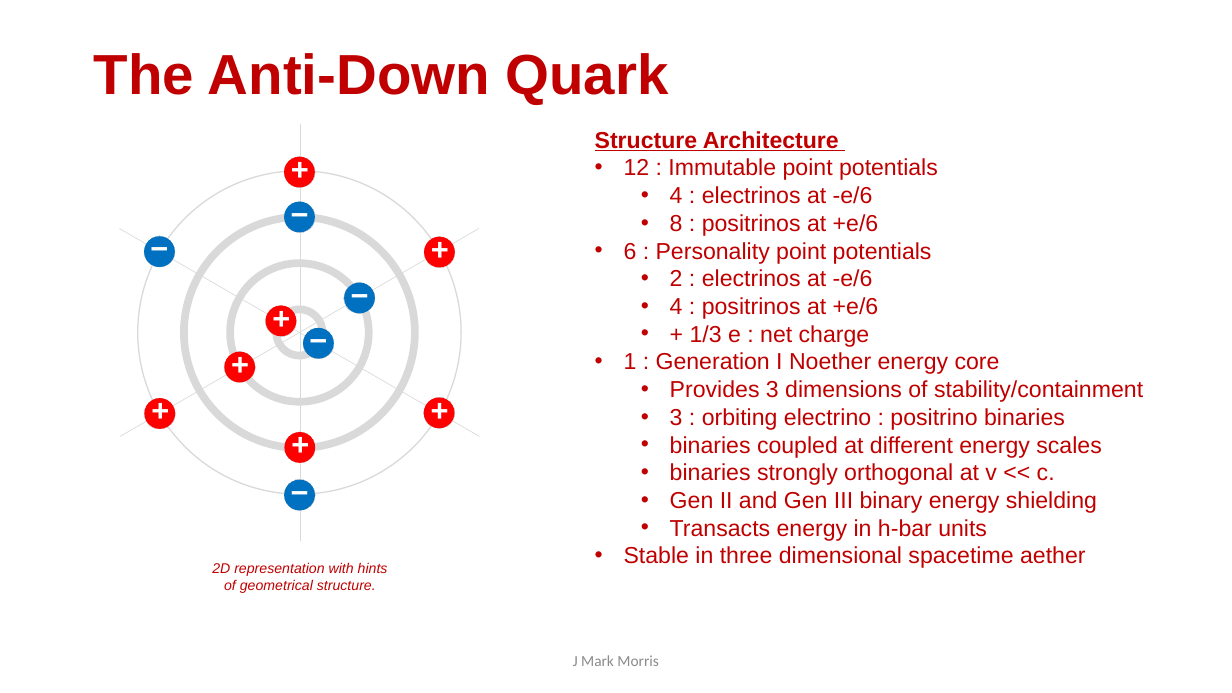
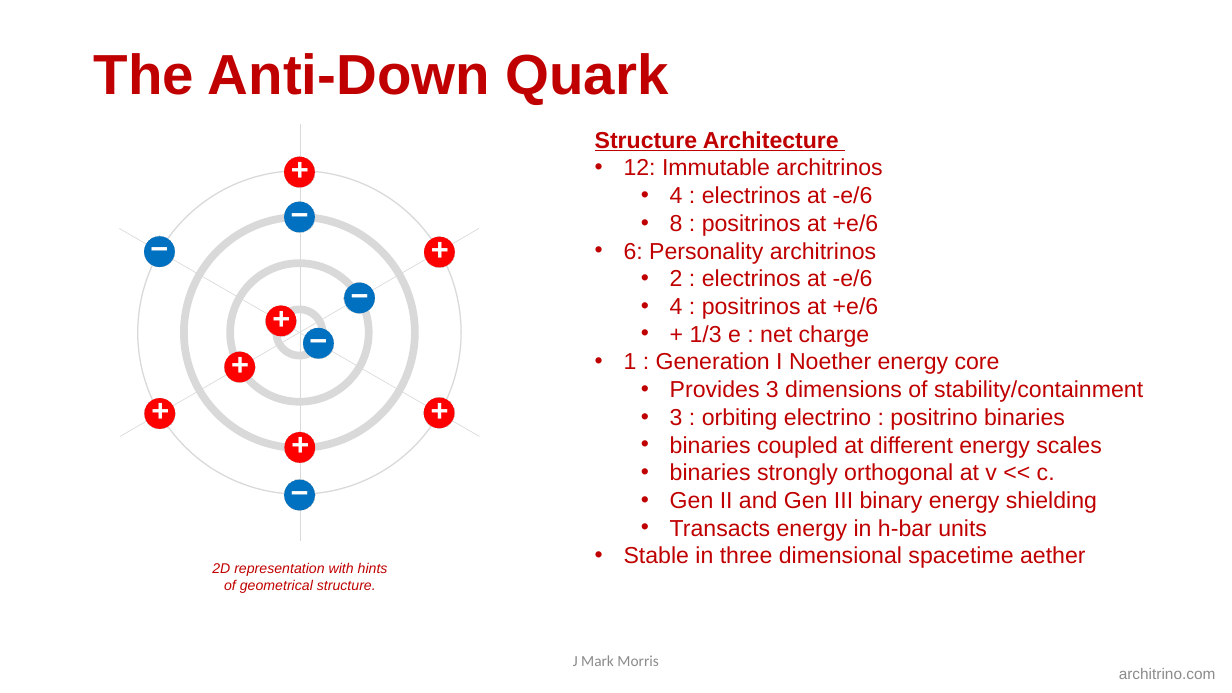
Before and after one commit to jmarkmorris/architrino, a slide deck: slide 26 of reference/archie/presentations/NPQG Assemblies - Intro.pptx. Drawn at 1232x693 pixels with LibreOffice and Linux fonts; fonts in the diff are those of the drawing. Boxes give left, top, right and bottom in pixels: in the first picture for what was removed or moved away, otherwise in the second. Text is boxed around its words. In the diff, an @@ line names an element or a change of style, - is before the commit and + after.

```diff
--- a/reference/archie/presentations/NPQG Assemblies - Intro.pptx
+++ b/reference/archie/presentations/NPQG Assemblies - Intro.pptx
@@ text at (624, 158, 882, 176): text changed @@
-• 12 : Immutable point potentials
+• 12: Immutable architrinos
@@ text at (624, 242, 876, 264): text changed @@
-• 6 : Personality point potentials
+• 6: Personality architrinos
@@ text added at (1119, 668, 1216, 679), 12 pt, text #8C8C8C @@
+architrino.com
```
Also in this commit, not shown: 35 other slides changed, 22 other files.
